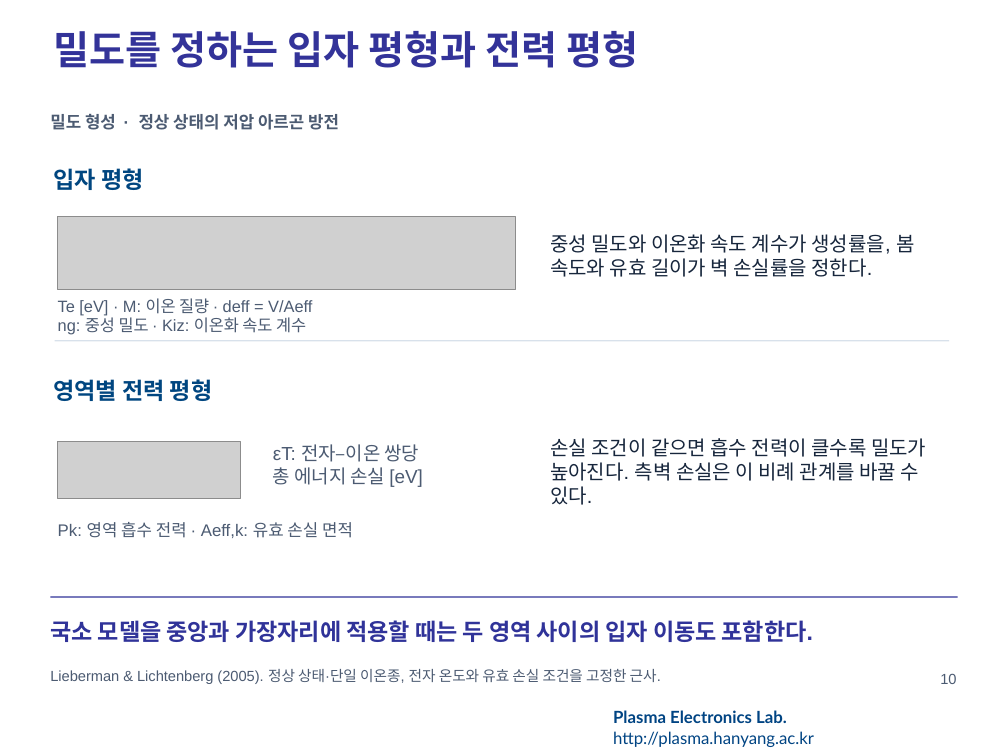
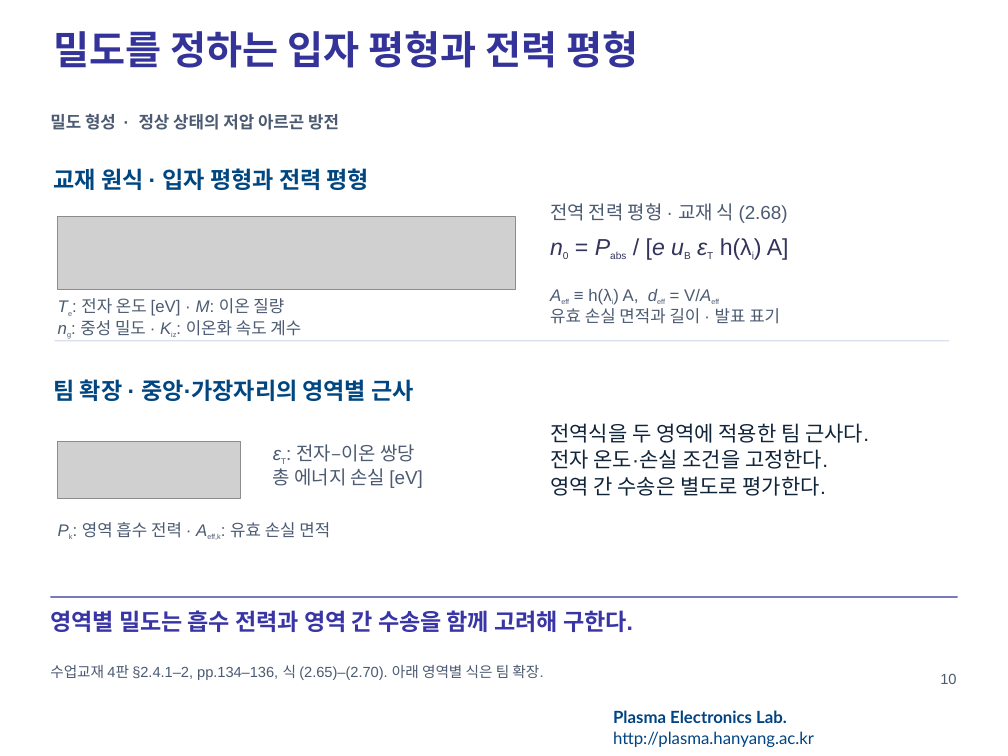
Before and after one commit to garlicjam-pyo/plasma, a slide deck: slide 10 of presentations/1차발표_이론배경판.pptx. Drawn at 1008x756 pixels with LibreOffice and Linux fonts; fonts in the diff are those of the drawing; grey boxes stand for pictures; background and template pictures are left out. Boxes give left, top, right and bottom in pixels: in the first picture for what was removed or moved away, otherwise in the second. Text is boxed around its words. In the diff, an @@ line names an element or a change of style, - is before the commit and + after.

```diff
--- a/presentations/1차발표_이론배경판.pptx
+++ b/presentations/1차발표_이론배경판.pptx
@@ text at [54, 168, 369, 190]: text changed @@
-입자 평형
+교재 원식 · 입자 평형과 전력 평형
@@ vertical alignment middle to top in 4 elements at [50, 610, 633, 632], [50, 665, 543, 680], [550, 423, 869, 496], [550, 203, 788, 223] @@
@@ text at [550, 203, 788, 223]: text changed; size 14.2 to 13.5 pt; text colour #17263C to #4C5B72 @@
-중성 밀도와 이온화 속도 계수가 생성률을, 봄 속도와 유효 길이가 벽 손실률을 정한다.
+전역 전력 평형 · 교재 식 (2.68)
@@ text added at [646, 238, 789, 260], 16.5 pt, text #33335B @@
+n0 = Pabs / [e uB εT h(λi) A]
@@ text at [81, 298, 284, 316]: text changed; size 11.6 to 12 pt @@
-Te [eV] · M: 이온 질량 · deff = V/Aeff
+Te: 전자 온도 [eV] · M: 이온 질량
@@ text added at [550, 289, 780, 324], 12 pt, text #4C5B72 @@
+Aeff ≡ h(λi) A, deff = V/Aeff
+유효 손실 면적과 길이 · 발표 표기
@@ text at [80, 320, 301, 336]: size 11.6 to 12 pt in "ng: 중성 밀도 · Kiz: 이온화 속도 ..."; size 11.6 to 9 pt, now subscript, italic on in "ng: Kiz:" @@
@@ text at [54, 379, 413, 401]: text changed @@
-영역별 전력 평형
+팀 확장 · 중앙·가장자리의 영역별 근사
@@ text at [297, 444, 415, 462]: size 13.5 to 10.1 pt, now subscript, italic on in "εT:" @@
@@ text at [550, 423, 869, 496]: text changed; size 14.2 to 15 pt; text colour #17263C to #10243A @@
-손실 조건이 같으면 흡수 전력이 클수록 밀도가 높아진다. 측벽 손실은 이 비례 관계를 바꿀 수 있다.
+전역식을 두 영역에 적용한 팀 근사다.
+전자 온도·손실 조건을 고정한다.
+영역 간 수송은 별도로 평가한다.
@@ text "Pk: 영역 흡수 전력 · ..." at [82, 522, 330, 539]: size 12 to 9 pt, now subscript, italic on in "Pk: Aeff,k:" @@
@@ text at [50, 610, 633, 632]: text changed; text colour #303399 to #3935A5 @@
-국소 모델을 중앙과 가장자리에 적용할 때는 두 영역 사이의 입자 이동도 포함한다.
+영역별 밀도는 흡수 전력과 영역 간 수송을 함께 고려해 구한다.
@@ text at [50, 665, 543, 680]: text changed @@
-Lieberman & Lichtenberg (2005). 정상 상태·단일 이온종, 전자 온도와 유효 손실 조건을 고정한 근사.
+수업교재 4판 §2.4.1–2, pp.134–136, 식 (2.65)–(2.70). 아래 영역별 식은 팀 확장.
```
Also in this commit, not shown: 11 other slides changed, 1 other file.
